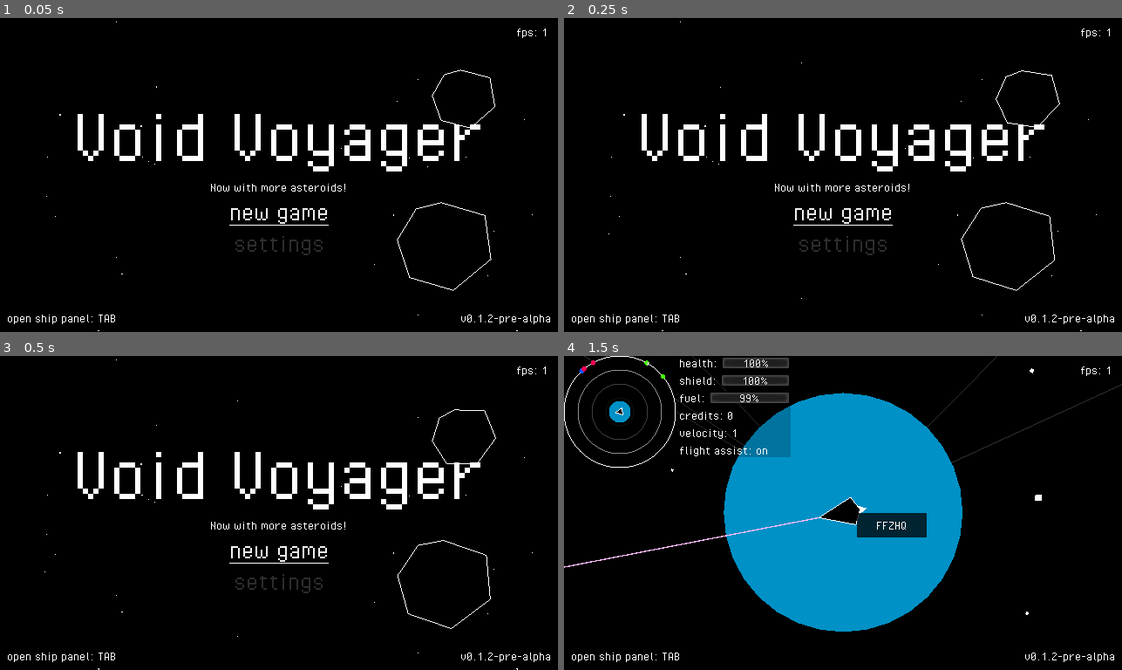
Above: before the commit, frames 1-4 (two rows, left to right).
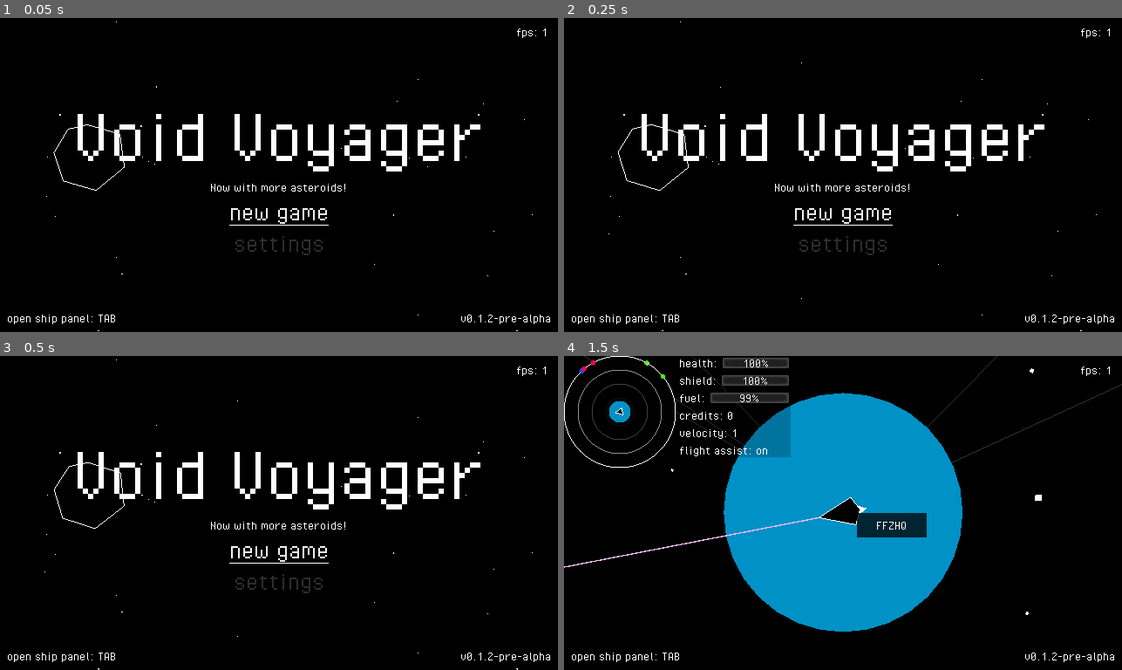
Above: after the commit, the same moments.

Repository: fossqueen/void-voyager-old
Game: Godot game, scene res://main.tscn
The game is run twice, just before and just after one commit, with the same random seed, the same clock (stepped at 60 frames per second) and the same inputs.
Inputs (mouse positions are in pixels of both pictures, inside the frame that each line leads up to):
- Up to frame 1 (0.05 s): no input
- Up to frame 2 (0.25 s): no input
- Up to frame 3 (0.5 s): no input
- Up to frame 4 (1.5 s): click "new game" at 0.5 s; tap Enter at 1.25 s; move the mouse to (843, 513) at 1.27 s; hold W (thrust) from 1.28 s (still down); click (843, 513) at 1.35 s

The runs differ from the first frame. In frame 1, 0.3% of the frame differs, in the area x 9-89%, y 16-87%; in frame 2, 0.3%; in frame 3, 0.3%; in frame 4, nothing differs.

Commit message:
Cleaned up asteroid scripts

Diff:
--- a/asteroid/asteroid-belt.gd
+++ b/asteroid/asteroid-belt.gd
@@ -2,15 +2,19 @@
 
 var count
 var distance
+
 onready var asteroid_spawner = load("res://asteroid/asteroid-spawner.tscn")
 
-# base functions
+
 func _ready():
 	var new_spawner = asteroid_spawner.instance()
+
 	new_spawner.radius = Vector2(distance, 0)
 	new_spawner.count = distance / 4
 	new_spawner.system_belt = true
+
 	add_child(new_spawner)
 
-#func _draw():
-#	draw_arc(Vector2(0, 0), distance, 0, deg2rad(360), 256, Color(1, 1, 0, 0.75))
+
+func _draw():
+	draw_arc(Vector2(0, 0), distance, 0, deg2rad(360), 256, Color(1, 1, 1, 0.1))
--- a/asteroid/asteroid-spawner.gd
+++ b/asteroid/asteroid-spawner.gd
@@ -6,31 +6,34 @@
 var center = Vector2(0, 0)
 var radius = Vector2(1024, 0)
 var rotation_speed: float
-var radius_mod
-var center_mod
+var radius_mod: Vector2
+var center_mod: Vector2
 var system_belt: bool = false
 
-# base functions
+
 func _ready():
-	if system_belt:
+	if system_belt: # separate rotation ranges for system belts and planet belts
 		rotation_speed = rand_range(-0.001, 0.001)
 	else:
 		rotation_speed = rand_range(-0.1, 0.1)
 	spawn_asteroids()
 
+
 func _physics_process(delta):
 	rotation += rotation_speed * delta
 
-# custom functions
+
 func spawn_asteroids():
 	var step = 2 * PI / count
+
 	for i in range(count):
 		if system_belt:
-			radius_mod = radius + Vector2(rand_range(-64, 64),0)
+			radius_mod = radius + Vector2(rand_range(-64, 64),0) # _mod variables shifts the location of asteroids for a 'natural' arrangement
 			center_mod = center + Vector2(rand_range(-768, 768), 0)
 		else:
 			radius_mod = radius + Vector2(rand_range(-64, 64),0)
 			center_mod = center + Vector2(rand_range(-16, 16), 0)
+
 		var spawn_position = center_mod + radius_mod.rotated(step * i)
 		var new_asteroid = asteroid.instance()
 		new_asteroid.position = spawn_position
--- a/asteroid/asteroid.gd
+++ b/asteroid/asteroid.gd
@@ -1,42 +1,43 @@
 extends RigidBody2D
+
+const radar_icon: String = "asteroid"
+const MIN_SIZE: float = 0.05
+const MAX_SIZE: float = 1.5
 
 var size: float
 var health: float = 100
-var rotation_speed: float = 1
-var min_size: float = 0.05
-var max_size: float = 1.5
+var rotation_speed: float = 0
 
 var points: PoolVector2Array = PoolVector2Array([Vector2(-64, -8), Vector2(-40, -48), Vector2(-8, -56), Vector2(48, -40), Vector2(56, 16), Vector2(8, 56), Vector2(-48, 40), Vector2(-64, -8)])
-
-var radar_icon: String = "asteroid"
-
 var explosion = load("res://_debug/explosionparticles.tscn")
 
-# base functions
+
 func _draw():
-	var color_white: Color = Color(1.0, 1.0, 1.0)
-	var color_black: Color = Color(0.0, 0.0, 0.0)
 	var width: int = 1
-	draw_colored_polygon(points, color_black)
-	draw_polyline(points, color_white, width)
+	draw_colored_polygon(points, Color.black)
+	draw_polyline(points, Color.white, width)
+
 
 func _ready():
 	sleeping = true
+
 	randomize()
-	if int(rand_range(0, 100)) <= 33:
+	if randi() % 100 + 1 <= 33: # 1/3 chance to despawn. helps with 'natural' spacing
 		queue_free()
 
 	rotation_speed = rand_range(-0.5, 0.5)
-	size = rand_range(min_size, max_size)
+	size = rand_range(MIN_SIZE, MAX_SIZE)
+
 	global_scale = Vector2(size, size)
-	health = health * size
+	health = health * size # scales health based on size
 	$CollisionPolygon2D.polygon = points
+
 
 func _physics_process(delta):
 	rotation += rotation_speed * delta
 
-# custom functions
-func damage(amount):
+
+func damage(amount) -> void: # need to eventually tweak the damage
 	global_scale.x -= (amount * 0.002)
 	global_scale.y -= (amount * 0.002)
 	health -= amount
@@ -44,36 +45,37 @@
 	if health <= 0:
 		var new_explosion = explosion.instance()
 		new_explosion.position = position
-		new_explosion.modulate = Color(1, 1, 1)
+		new_explosion.modulate = Color.white
 		new_explosion.z_index = -1
 		get_parent().add_child(new_explosion)
 		queue_free()
 
+
 # signals
-func _on_Asteroid_body_shape_entered(_body_rid, body, _body_shape_index, _local_shape_index):
+func _on_Asteroid_body_shape_entered(_body_rid, body, _body_shape_index, _local_shape_index): # prevents asteroids from stacking on top of each other
 	if body.is_in_group("asteroid"):
 		if body.size > size:
 			body.queue_free()
 		else:
 			queue_free()
 
-func _on_Timer_timeout():
+
+func _on_Timer_timeout(): # contact monitor is only needed for the above signal. disables after setup
 	contact_monitor = false
 	$Timer.queue_free()
 
-func _on_VisEnabler_viewport_exited(_viewport):
+
+func _on_VisEnabler_viewport_exited(_viewport): # off-screen optimizations
 	set_process(false)
 	set_physics_process(false)
 	set_physics_process_internal(false)
 	set_deferred("mode", MODE_STATIC)
 	$CollisionPolygon2D.disabled = true
-	sleeping = true
 
 
-func _on_VisEnabler_viewport_entered(_viewport):
+func _on_VisEnabler_viewport_entered(_viewport): # off-screen optimizations
 	set_process(true)
 	set_physics_process(true)
 	set_physics_process_internal(true)
 	set_deferred("mode", MODE_KINEMATIC)
 	$CollisionPolygon2D.disabled = false
-	sleeping = false
